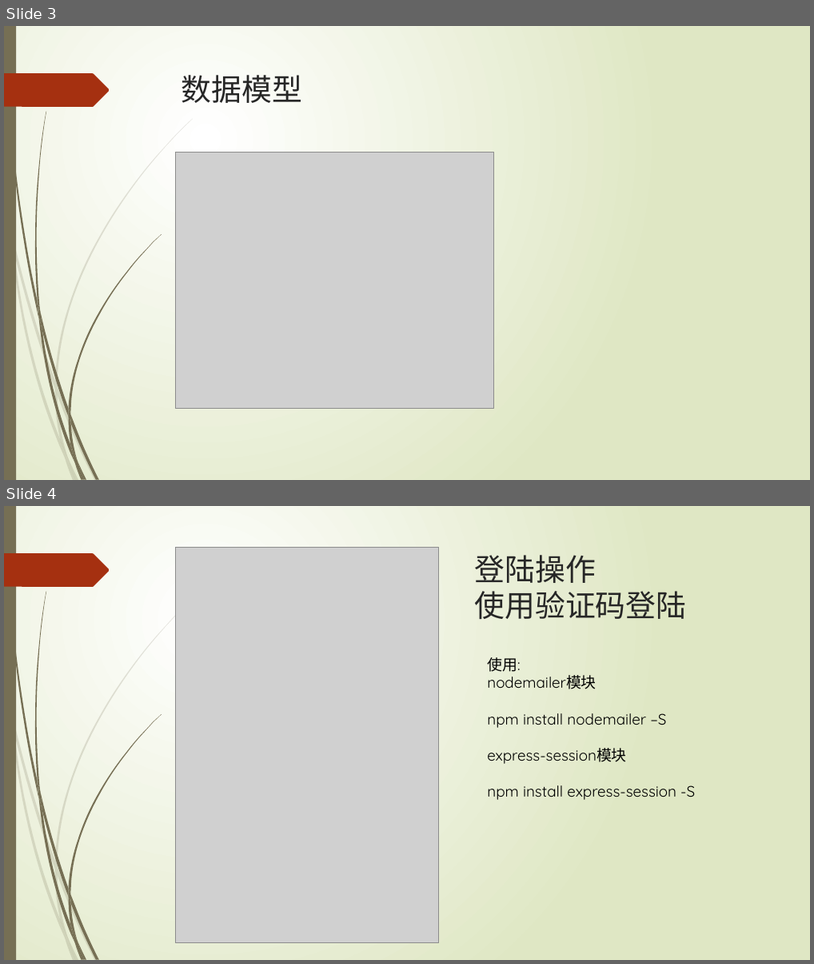
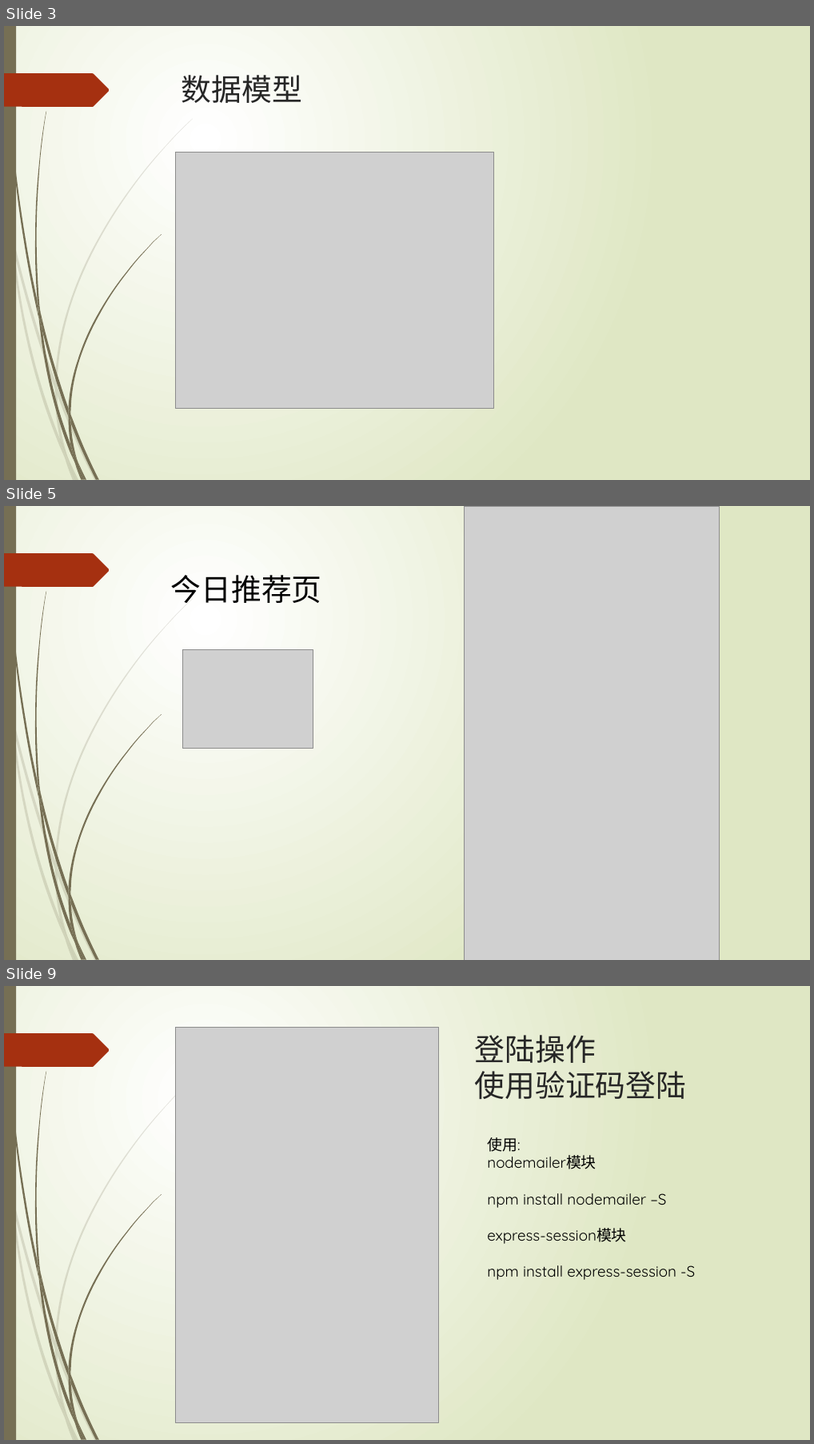
Before and after one commit to Caramel-Zhao/vipshop-vue-demo, a slide deck: ppt-doc/vip-shop.pptx. Shown one above the other, each under a label of ours: slides 3 and 4 before the commit, slides 3, 5 and 9 after it; the slides between them are not shown. The pictures are 814x964 and 814x1444 pixels, drawn with LibreOffice and Linux fonts; fonts in the diff are those of the drawing; grey boxes stand for pictures. Boxes give left, top, right and bottom in pixels: in the first picture for what was removed or moved away, otherwise in the second. Text is boxed around its words. In the diff, an @@ line names an element or a change of style, - is before the commit and + after.

```diff
--- a/ppt-doc/vip-shop.pptx
+++ b/ppt-doc/vip-shop.pptx
@@ slide 5 added at bbox=[4, 506, 810, 960], background gradient #FFFFFF to #DFE8C4; not listed: 24 template elements that a slide beside it also shows @@
@@ picture added at bbox=[464, 506, 719, 960] @@
@@ text added at bbox=[171, 575, 322, 603], 36 pt, text #000000 @@
+今日推荐页
@@ picture added at bbox=[183, 649, 313, 748] @@
@@ what was slide 4 is now slide 9 @@
```
Also in this commit, not shown: 5 other slides added, 1 other file.
